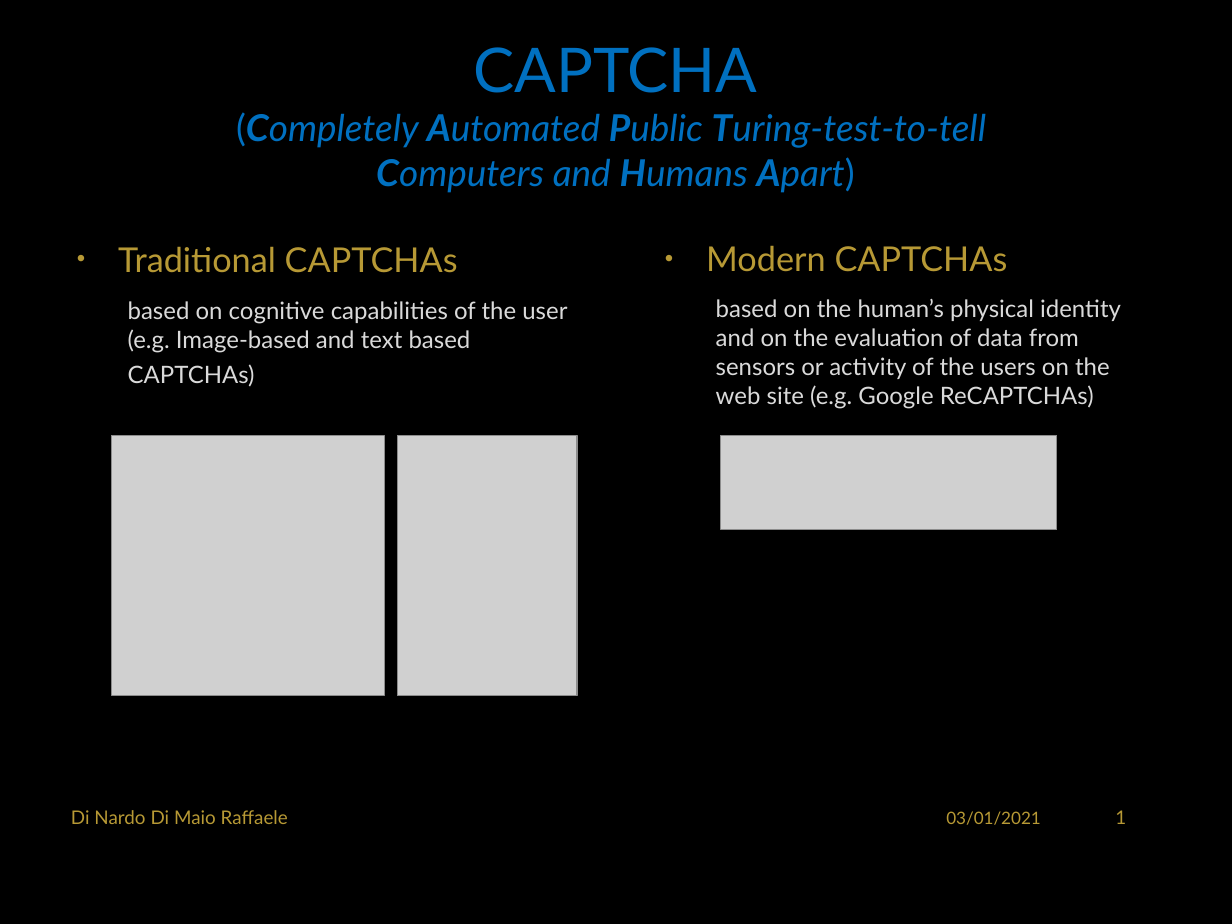
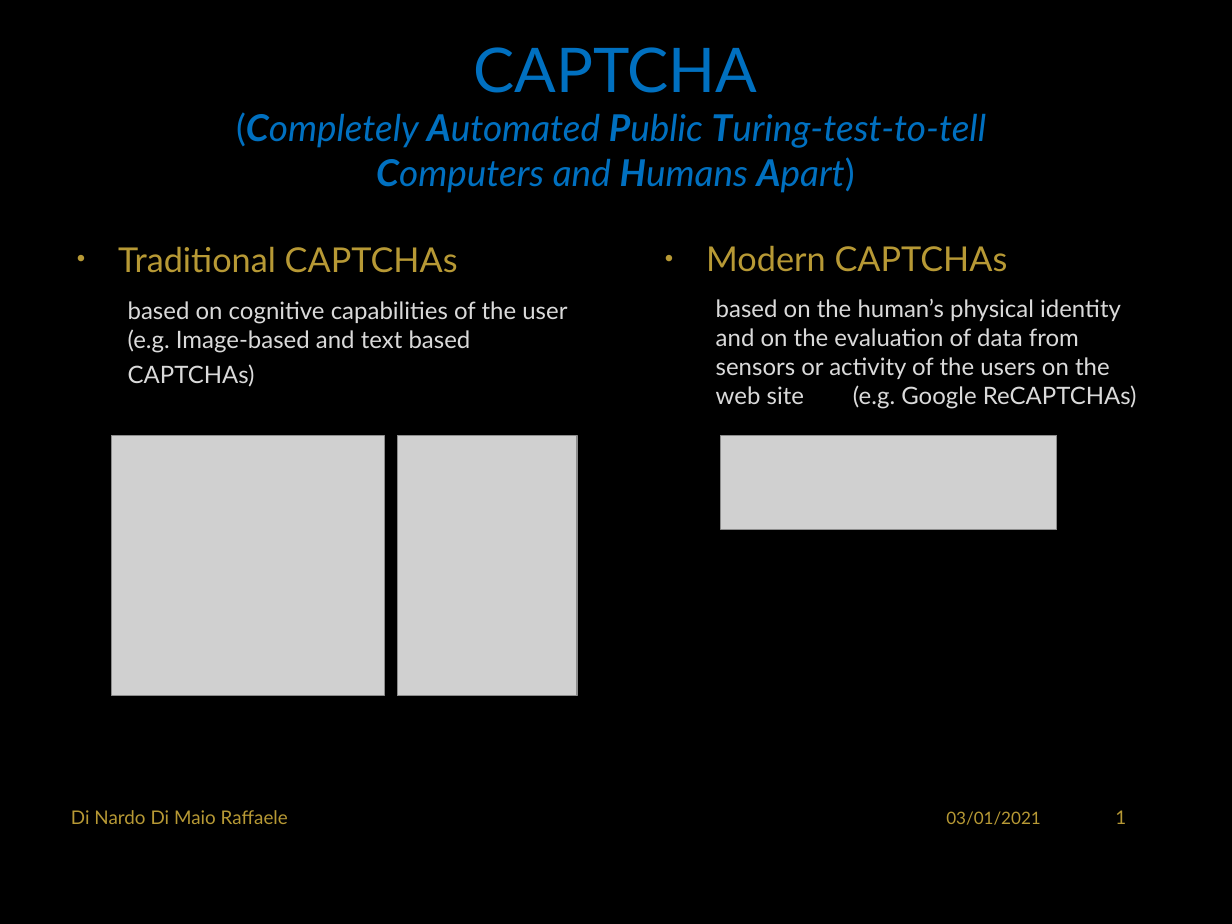
Before and after one commit to RaffaDNDM/AcCAPPCHA, a slide deck: slide 2 of Thesis/AcCAPPCHA.pptx. Drawn at 1232x924 pixels with LibreOffice and Linux fonts; fonts in the diff are those of the drawing; grey boxes stand for pictures; background and template pictures are left out. Boxes give left, top, right and bottom in pixels: in the first picture for what was removed or moved away, otherwise in the second. Text is boxed around its words. In the diff, an @@ line names an element or a change of style, - is before the commit and + after.

```diff
--- a/Thesis/AcCAPPCHA.pptx
+++ b/Thesis/AcCAPPCHA.pptx
@@ text "Modern CAPTCHAs" rewrapped from box(706, 245, 1121, 409) to box(706, 245, 1137, 409) @@
```
Also in this commit, not shown: 1 other slide changed.
